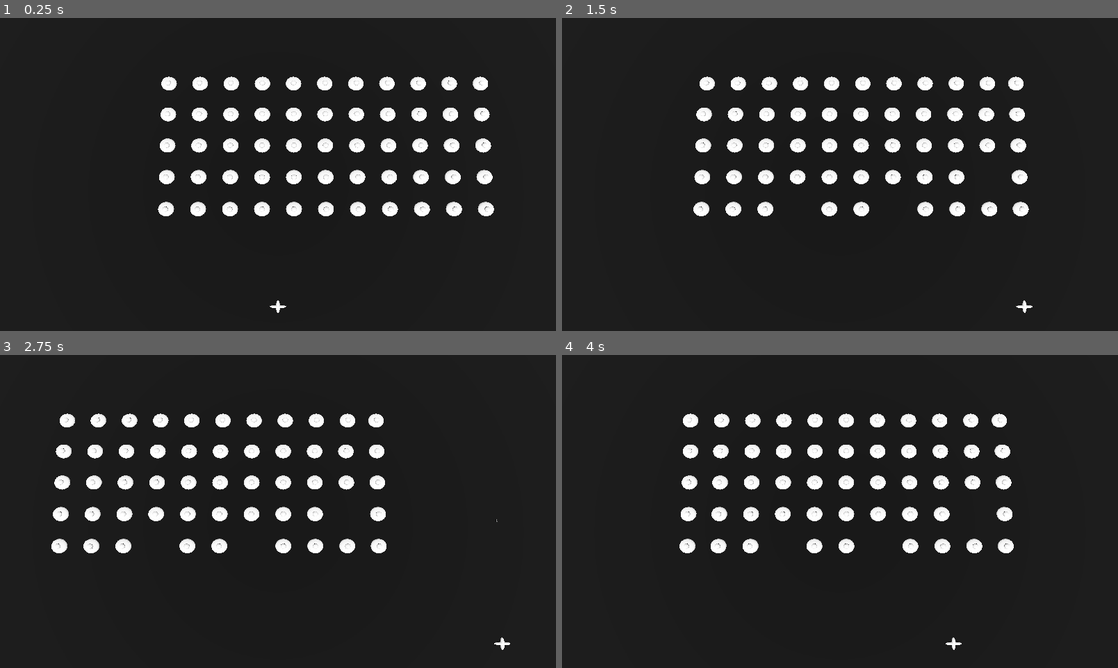
Above: before the commit, frames 1-4 (two rows, left to right).
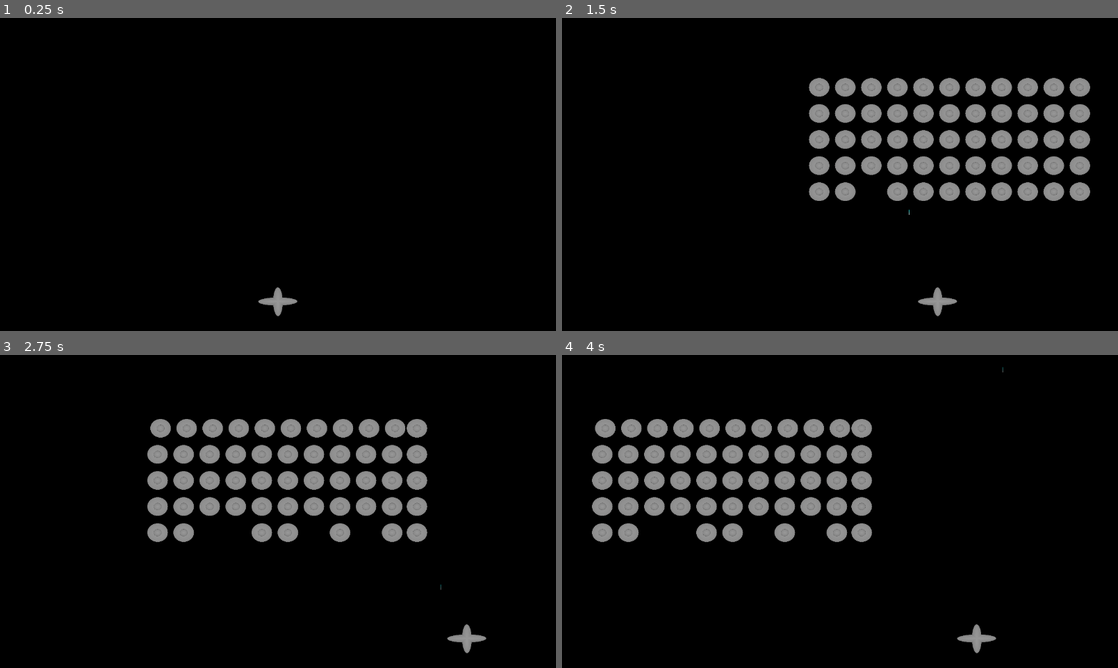
Above: after the commit, the same moments.

Repository: acorn-drop-studios/space-invaders
Game: Godot game, scene res://scenes/game.tscn
Two runs of this game, one before a commit and one after it. Both use one fixed random seed, a clock stepped at 60 frames per second and the inputs below.
Inputs:
- Up to frame 1 (0.25 s): no input
- Up to frame 2 (1.5 s): tap Enter (ui_accept) at 0.5, 0.77, 0.8, 1.07, 1.35 s; hold D (move_right) 0.53-1.28 s; hold Space (shoot) 0.53-1.28 s; hold Down (ui_down) from 1.28 s (still down)
- Up to frame 3 (2.75 s): tap Enter (ui_accept) at 1.52, 1.82, 2.3 s; tap Space (shoot) at 1.55 s; release Down (ui_down) at 2.03 s; hold D (move_right) from 2.03 s (still down); hold Space (shoot) from 2.03 s (still down)
- Up to frame 4 (4 s): release D (move_right) at 2.78 s; release Space (shoot) at 2.78 s; hold Up (ui_up) 2.78-3.53 s; tap Space (shoot) at 2.85 s; tap Enter (ui_accept) at 3.02, 3.32, 3.6, 3.77 s; hold A (move_left) from 3.53 s (still down)

The runs differ from the first frame. In frame 1, 100% of the frame differs, in the area x 0-100%, y 0-100%; in frame 2, 100%; in frame 3, 100%; in frame 4, 100%.

Commit message:
changed to 2d

Diff:
--- a/project.godot
+++ b/project.godot
@@ -29,6 +29,10 @@
 
 project/assembly_name="space-invaders"
 
+[filesystem]
+
+import/blender/enabled=false
+
 [input]
 
 move_left={
@@ -52,8 +56,11 @@
 
 [layer_names]
 
+2d_physics/layer_1="player"
 3d_physics/layer_1="player"
+2d_physics/layer_2="enemy"
 3d_physics/layer_2="enemy"
+2d_physics/layer_3="world"
 3d_physics/layer_3="world"
 
 [rendering]
--- a/scenes/enemy.tscn
+++ b/scenes/enemy.tscn
@@ -1,32 +1,38 @@
 [gd_scene load_steps=5 format=3 uid="uid://bvi6bnunur22a"]
 
-[ext_resource type="PackedScene" uid="uid://q8udjgfugxdc" path="res://art/entities/enemy/saucer.glb" id="1_7p1mj"]
 [ext_resource type="Script" uid="uid://dc4qb0ee6vm43" path="res://scripts/enemy.gd" id="1_md0e3"]
 [ext_resource type="Script" uid="uid://bex8cmlh5qx50" path="res://scripts/destructable.gd" id="3_4ra3w"]
+[ext_resource type="Texture2D" uid="uid://np8ej4rkii37" path="res://art/entities/enemy/enemy_ship.png" id="3_5uy6h"]
 
-[sub_resource type="CylinderShape3D" id="CylinderShape3D_md0e3"]
-height = 29.916
-radius = 6.108
+[sub_resource type="CircleShape2D" id="CircleShape2D_c4w8v"]
+radius = 24.0208
 
-[node name="Enemy" type="CharacterBody3D" groups=["enemy"]]
+[node name="Enemy" type="CharacterBody2D" groups=["enemy"]]
+z_index = 3
 collision_layer = 2
-motion_mode = 1
+collision_mask = 5
 script = ExtResource("1_md0e3")
 
-[node name="Destructable3D" type="Area3D" parent="."]
+[node name="Destructable2D" type="Area2D" parent="."]
 collision_layer = 2
+collision_mask = 5
+gravity_point_center = Vector2(0, -1)
+gravity_direction = Vector2(0, -1)
+gravity = 9.8
+angular_damp = 0.1
 script = ExtResource("3_4ra3w")
 health = 1
 metadata/_custom_type_script = "uid://bex8cmlh5qx50"
 
-[node name="CollisionShape3D" type="CollisionShape3D" parent="Destructable3D"]
-shape = SubResource("CylinderShape3D_md0e3")
+[node name="CollisionShape2D" type="CollisionShape2D" parent="Destructable2D"]
+shape = SubResource("CircleShape2D_c4w8v")
 
-[node name="Pivot" type="Node3D" parent="."]
+[node name="CollisionShape2D" type="CollisionShape2D" parent="."]
+shape = SubResource("CircleShape2D_c4w8v")
 
-[node name="saucer" parent="Pivot" instance=ExtResource("1_7p1mj")]
+[node name="Sprite2D" type="Sprite2D" parent="."]
+position = Vector2(1, 0)
+scale = Vector2(0.05, 0.05)
+texture = ExtResource("3_5uy6h")
 
-[node name="CollisionShape3D" type="CollisionShape3D" parent="."]
-shape = SubResource("CylinderShape3D_md0e3")
-
-[connection signal="destroyed" from="Destructable3D" to="." method="_on_destructable_3d_destroyed"]
+[connection signal="destroyed" from="Destructable2D" to="." method="_on_destructable_3d_destroyed"]
--- a/scenes/game.tscn
+++ b/scenes/game.tscn
@@ -7,16 +7,7 @@
 
 [node name="World" parent="." instance=ExtResource("1_yqjtg")]
 
+[node name="Player" parent="." instance=ExtResource("1_uwrxv")]
+position = Vector2(640, 650)
+
 [node name="CanvasLayer" type="CanvasLayer" parent="."]
-
-[node name="Player" parent="." instance=ExtResource("1_uwrxv")]
-
-[node name="CameraPivot" type="Marker3D" parent="."]
-transform = Transform3D(1, 0, 0, 0, 0.0436193, 0.999048, 0, -0.999048, 0.0436193, 0, 170.405, -100)
-
-[node name="Camera3D" type="Camera3D" parent="CameraPivot"]
-frustum_offset = Vector2(0, 0.185)
-near = 50.0
-
-[node name="DirectionalLight3D" type="DirectionalLight3D" parent="."]
-transform = Transform3D(1, 0, 0, 0, 0.258819, 0.965926, 0, -0.965926, 0.258819, 0, 319.01, 0)
--- a/scenes/player.tscn
+++ b/scenes/player.tscn
@@ -1,20 +1,37 @@
 [gd_scene load_steps=5 format=3 uid="uid://bqm5qk3ti7h12"]
 
-[ext_resource type="PackedScene" uid="uid://dmrqvtr4r1mho" path="res://art/entities/player/player-ship.glb" id="1_3vyb7"]
 [ext_resource type="Script" uid="uid://cl4f0sx87w0ju" path="res://scripts/player.gd" id="1_g2els"]
-[ext_resource type="PackedScene" uid="uid://c4u5x6f8hgj4v" path="res://scenes/projectile.tscn" id="3_qhqgy"]
+[ext_resource type="Texture2D" uid="uid://bdftm4jwx1mmu" path="res://art/entities/player/player-ship.png" id="3_dqkch"]
+[ext_resource type="Script" uid="uid://bex8cmlh5qx50" path="res://scripts/destructable.gd" id="3_qhqgy"]
 
-[sub_resource type="BoxShape3D" id="BoxShape3D_g2els"]
-size = Vector3(13.115, 1, 9.34009)
+[sub_resource type="CapsuleShape2D" id="CapsuleShape2D_qlg0r"]
+radius = 33.0
+height = 88.0
 
-[node name="Player" type="CharacterBody3D" groups=["player"]]
+[node name="Player" type="CharacterBody2D" groups=["player"]]
+collision_mask = 7
 script = ExtResource("1_g2els")
-_laser = ExtResource("3_qhqgy")
 
-[node name="Pivot" type="Node3D" parent="."]
+[node name="CollisionShape2D" type="CollisionShape2D" parent="."]
+z_index = 4
+position = Vector2(0, 3)
+rotation = 1.5708
+shape = SubResource("CapsuleShape2D_qlg0r")
 
-[node name="Character" parent="Pivot" instance=ExtResource("1_3vyb7")]
-transform = Transform3D(1, 0, 0, 0, -4.37114e-08, 1, 0, -1, -4.37114e-08, 0, 0, 0)
+[node name="Sprite2D" type="Sprite2D" parent="."]
+scale = Vector2(0.1, 0.1)
+texture = ExtResource("3_dqkch")
 
-[node name="CollisionShape3D" type="CollisionShape3D" parent="."]
-shape = SubResource("BoxShape3D_g2els")
+[node name="Destructable2D" type="Area2D" parent="."]
+collision_mask = 7
+script = ExtResource("3_qhqgy")
+health = 1
+metadata/_custom_type_script = "uid://bex8cmlh5qx50"
+
+[node name="CollisionShape2D" type="CollisionShape2D" parent="Destructable2D"]
+z_index = 4
+position = Vector2(0, 3)
+rotation = 1.5708
+shape = SubResource("CapsuleShape2D_qlg0r")
+
+[connection signal="destroyed" from="Destructable2D" to="." method="_on_destructable_2d_destroyed"]
--- a/scenes/projectile.tscn
+++ b/scenes/projectile.tscn
@@ -1,38 +1,52 @@
-[gd_scene load_steps=5 format=3 uid="uid://c4u5x6f8hgj4v"]
+[gd_scene load_steps=6 format=3 uid="uid://c4u5x6f8hgj4v"]
 
 [ext_resource type="Script" uid="uid://7igwdnc280df" path="res://scripts/projectile.gd" id="1_c8fcr"]
 [ext_resource type="Script" uid="uid://bex8cmlh5qx50" path="res://scripts/destructable.gd" id="2_q3m7n"]
 
-[sub_resource type="CylinderShape3D" id="CylinderShape3D_6aapk"]
-radius = 0.65
+[sub_resource type="RectangleShape2D" id="RectangleShape2D_q3m7n"]
+size = Vector2(4, 1.2e+06)
 
-[sub_resource type="CylinderMesh" id="CylinderMesh_c8fcr"]
-top_radius = 0.245
+[sub_resource type="Gradient" id="Gradient_q3m7n"]
+colors = PackedColorArray(0.0784314, 1, 1, 1, 1, 1, 1, 1)
 
-[node name="Projectile" type="Area3D"]
+[sub_resource type="GradientTexture2D" id="GradientTexture2D_softn"]
+gradient = SubResource("Gradient_q3m7n")
+width = 1
+height = 11
+fill_to = Vector2(0, 1)
+
+[node name="Projectile" type="Area2D"]
 collision_mask = 3
 script = ExtResource("1_c8fcr")
 
-[node name="CollisionShape3D" type="CollisionShape3D" parent="."]
-transform = Transform3D(1, 0, 0, 0, -4.37114e-08, 1, 0, -1, -4.37114e-08, 0, 0, 0)
-shape = SubResource("CylinderShape3D_6aapk")
+[node name="CollisionShape2D" type="CollisionShape2D" parent="."]
+position = Vector2(0, -6)
+scale = Vector2(1, 1e-05)
+shape = SubResource("RectangleShape2D_q3m7n")
 
-[node name="MeshInstance3D" type="MeshInstance3D" parent="."]
-transform = Transform3D(1, 0, 0, 0, -4.37114e-08, 1, 0, -1, -4.37114e-08, 0, 0, 0)
-mesh = SubResource("CylinderMesh_c8fcr")
+[node name="Sprite2D" type="Sprite2D" parent="."]
+position = Vector2(0, -6)
+scale = Vector2(1, 1.09091)
+texture = SubResource("GradientTexture2D_softn")
 
-[node name="VisibleOnScreenEnabler3D" type="VisibleOnScreenEnabler3D" parent="."]
+[node name="VisibleOnScreenEnabler3D" type="VisibleOnScreenNotifier2D" parent="."]
+position = Vector2(-2.98023e-08, -6)
+scale = Vector2(0.2, 0.6)
 
-[node name="Destructable3D" type="Area3D" parent="."]
+[node name="Destructable2D" type="Area2D" parent="."]
 collision_mask = 2
+gravity_point_center = Vector2(0, -1)
+gravity_direction = Vector2(0, -1)
+gravity = 9.8
+angular_damp = 0.1
 script = ExtResource("2_q3m7n")
 health = 1
 metadata/_custom_type_script = "uid://bex8cmlh5qx50"
 
-[node name="CollisionShape3D" type="CollisionShape3D" parent="Destructable3D"]
-transform = Transform3D(1, 0, 0, 0, -4.37114e-08, 1, 0, -1, -4.37114e-08, 0, 0, 0)
-shape = SubResource("CylinderShape3D_6aapk")
+[node name="CollisionShape2D" type="CollisionShape2D" parent="Destructable2D"]
+position = Vector2(0, -6)
+scale = Vector2(1, 1e-05)
+shape = SubResource("RectangleShape2D_q3m7n")
 
-[connection signal="body_entered" from="." to="." method="_on_body_entered"]
 [connection signal="screen_exited" from="VisibleOnScreenEnabler3D" to="." method="_on_visible_on_screen_enabler_3d_screen_exited"]
-[connection signal="destroyed" from="Destructable3D" to="." method="_on_destructable_3d_destroyed"]
+[connection signal="destroyed" from="Destructable2D" to="." method="_on_destructable_3d_destroyed"]
--- a/scenes/world.tscn
+++ b/scenes/world.tscn
@@ -1,33 +1,38 @@
-[gd_scene load_steps=5 format=3 uid="uid://r8gytlj1j6j2"]
+[gd_scene load_steps=6 format=3 uid="uid://r8gytlj1j6j2"]
 
-[sub_resource type="WorldBoundaryShape3D" id="WorldBoundaryShape3D_e5uuo"]
-plane = Plane(1, 0, 0, 0)
+[sub_resource type="WorldBoundaryShape2D" id="WorldBoundaryShape2D_e5uuo"]
+normal = Vector2(1, 0)
+distance = 50.0
 
-[sub_resource type="WorldBoundaryShape3D" id="WorldBoundaryShape3D_nnsk1"]
-plane = Plane(-1, 0, 0, 0)
+[sub_resource type="WorldBoundaryShape2D" id="WorldBoundaryShape2D_nnsk1"]
+normal = Vector2(-1, 0)
+distance = -1230.0
 
-[sub_resource type="StandardMaterial3D" id="StandardMaterial3D_e5uuo"]
-albedo_color = Color(0, 0, 0, 1)
-emission_enabled = true
+[sub_resource type="WorldBoundaryShape2D" id="WorldBoundaryShape2D_rwgxs"]
+distance = -720.0
 
-[sub_resource type="BoxMesh" id="BoxMesh_nnsk1"]
-material = SubResource("StandardMaterial3D_e5uuo")
-size = Vector3(1000, 1, 1000)
+[sub_resource type="Gradient" id="Gradient_e5uuo"]
+colors = PackedColorArray(0, 0, 0, 1, 0, 0, 0, 1)
 
-[node name="World" type="Node3D"]
+[sub_resource type="GradientTexture2D" id="GradientTexture2D_nnsk1"]
+gradient = SubResource("Gradient_e5uuo")
 
-[node name="StaticBody3D" type="StaticBody3D" parent="."]
-transform = Transform3D(1, 0, 0, 0, 1, 0, 0, 0, 1, 0, -1, 0)
-collision_layer = 5
+[node name="World" type="Node2D"]
+
+[node name="StaticBody2D" type="StaticBody2D" parent="."]
+collision_layer = 4
 collision_mask = 3
 
-[node name="LeftWall" type="CollisionShape3D" parent="StaticBody3D"]
-transform = Transform3D(1, 0, 0, 0, 1, 0, 0, 0, 1, -182, 0, 0)
-shape = SubResource("WorldBoundaryShape3D_e5uuo")
+[node name="LeftWall" type="CollisionShape2D" parent="StaticBody2D"]
+shape = SubResource("WorldBoundaryShape2D_e5uuo")
 
-[node name="RightWall" type="CollisionShape3D" parent="StaticBody3D"]
-transform = Transform3D(1, 0, 0, 0, 1, 0, 0, 0, 1, 189, 0, 0)
-shape = SubResource("WorldBoundaryShape3D_nnsk1")
+[node name="RightWall" type="CollisionShape2D" parent="StaticBody2D"]
+shape = SubResource("WorldBoundaryShape2D_nnsk1")
 
-[node name="MeshInstance3D" type="MeshInstance3D" parent="StaticBody3D"]
-mesh = SubResource("BoxMesh_nnsk1")
+[node name="Earth" type="CollisionShape2D" parent="StaticBody2D"]
+shape = SubResource("WorldBoundaryShape2D_rwgxs")
+
+[node name="Sprite2D" type="Sprite2D" parent="StaticBody2D"]
+position = Vector2(643.5, 361)
+scale = Vector2(20.1094, 11.2813)
+texture = SubResource("GradientTexture2D_nnsk1")
--- a/scripts/destructable.gd
+++ b/scripts/destructable.gd
@@ -1,17 +1,17 @@
-extends Area3D
-class_name Destructable3D
+extends Area2D
+class_name Destructable2D
 
 @export var health: int
 
-signal destroyed
-signal damage_taken
+signal destroyed(area)
+signal damage_taken(area)
 
 func _ready():
-	area_entered.connect(func(area: Area3D):
-		#if area is Destructable3D:
+	area_entered.connect(func(area: Area2D):
+		#if area is Destructable2D:
 		health -= 1
 		if health <= 0:
-			destroyed.emit()
+			destroyed.emit(area.get_parent())
 		else:
-			damage_taken.emit()
+			damage_taken.emit(area.get_parent())
 		)
--- a/scripts/enemy.gd
+++ b/scripts/enemy.gd
@@ -1,29 +1,37 @@
-extends CharacterBody3D
+extends CharacterBody2D
 class_name Enemy
 
 var direction = 1
+var should_process: bool
 
 signal on_hit_wall
 signal on_destroyed
 
 func _physics_process(delta: float):
+	if GameManager.game_state != GameManager.GameState.PLAYING:
+		return
+
 	if is_on_wall():
 		on_hit_wall.emit()
 
-	#for index in range(get_slide_collision_count()):
-		#var collision = get_slide_collision(index)
-		#
-		#if collision.get_collider() == null:
-			#continue
-		#var c = collision.get_collider().get_class()
-		#if collision.get_collider().is_class("Projectile"):
-			#queue_free()
+	if is_on_floor():
+		GameManager.game_state = GameManager.GameState.GAME_OVER
+
+	for index in range(get_slide_collision_count()):
+		var collision = get_slide_collision(index)
+
+		if collision.get_collider() == null:
+			continue
+		var c = collision.get_collider().get_class()
+		if collision.get_collider().is_class("Player"):
+			queue_free()
 
 	velocity.x = GameManager.enemy_speed * direction
+	velocity.y = lerp(velocity.y, 0.0, .1)
 
 	move_and_slide()
 
-func _on_destructable_3d_destroyed():
+func _on_destructable_3d_destroyed(source):
 	GameManager.add_score(1)
 	on_destroyed.emit()
 	queue_free()
--- a/scripts/game_manager.gd
+++ b/scripts/game_manager.gd
@@ -1,44 +1,70 @@
 extends Node
+class_name GameManagerGlobal
 
 enum GameState { MENU, NEW_GAME, PLAYING, GAME_OVER }
 
 const ENEMY_ROWS = 5
 const ENEMY_COLS = 11
 const ENEMY_SCENE = preload("res://scenes/enemy.tscn")
+const ENEMY_SPEED_STEP = 2
+const ENEMY_SPEED_INIT = 200#50
+const ENEMY_POSITION_STEP = 60
 
 var enemy_speed = 50
 
 var score = 0
 var high_score = 0
-var game_state: GameState
+var game_state: GameState:
+	set(value):
+		if value == game_state:
+			return
+
+		game_state = value
+
+		match value:
+			GameState.MENU, GameState.GAME_OVER:
+				enemy_speed = 0
+			GameState.NEW_GAME:
+				new_game()
+
+		on_game_state_changed.emit(value)
+
 var enemies: Array[Enemy]
 var changing_direction: bool
 
-signal on_game_state_changed(GameState)
+signal on_game_state_changed(state: int)
 
-func _ready():
-	new_game()
+func _unhandled_input(event: InputEvent):
+	if event.is_action_pressed("shoot"):
+		if game_state == GameState.MENU || game_state == GameState.GAME_OVER:
+			game_state = GameState.NEW_GAME
 
 func new_game():
+	enemy_speed = ENEMY_SPEED_INIT
 	setup_board(1)
+	game_state = GameState.PLAYING
 
 func setup_board(page: int):
 	var direction = (randi() & 2) - 1
-	var step = 10
-	var x = -100
-	var y = -190 + step * page
-	enemies.clear()
+	var x = 400
+	var y = 100 + ENEMY_POSITION_STEP * page
+
+	for enemy in enemies:
+		enemy.queue_free()
+
 	for row in range(0, ENEMY_ROWS):
 		for col in range(0, ENEMY_COLS):
 			var enemy = ENEMY_SCENE.instantiate()
 			add_child(enemy)
 			enemy.direction = direction
-			enemy.position = Vector3(x + 25 * col, 10, y + 25 * row)
+			enemy.position = Vector2(x + ENEMY_POSITION_STEP * col, y + ENEMY_POSITION_STEP * row)
 			enemy.on_hit_wall.connect(change_enemy_direction)
-			#enemy.on_destroyed.connect(func ():
-					#var index = enemies.find(enemy)
-					#enemies.pop_at(index)
-					#)
+			enemy.on_destroyed.connect(func ():
+					enemies.erase(enemy)
+					enemy_speed += ENEMY_SPEED_STEP
+					if enemies.is_empty():
+						setup_board(page + 1)
+					)
 
 			enemies.append(enemy)
 
@@ -47,17 +73,15 @@
 		return
 
 	changing_direction = true
+
 	for enemy in enemies:
 		if enemy != null:
 			enemy.direction *= -1
+			enemy.velocity.y += ENEMY_POSITION_STEP
 
 	get_tree().create_timer(1).timeout.connect(func ():
 		changing_direction = false
 		)
 
-func set_game_state(state: GameState):
-	game_state = state
-	on_game_state_changed.emit(game_state)
-
 func add_score(inc: int):
 	score += inc
--- a/scripts/player.gd
+++ b/scripts/player.gd
@@ -1,35 +1,45 @@
-extends CharacterBody3D
+extends CharacterBody2D
+class_name Player
 
-@export var _laser: PackedScene
+var _laser = preload("res://scenes/projectile.tscn")
+var should_process: bool
 
-const SPEED = 200.0
-const JUMP_VELOCITY = 4.5
-const LASER_SPEED = 300
+const SPEED = 300.0
+const LASER_SPEED = 400
 
 var lasers_active = 0
 
+func _ready():
+	GameManager.on_game_state_changed.connect(func (game_state):
+		should_process = game_state == GameManager.GameState.PLAYING
+		)
+
 func _process(delta: float) -> void:
+	if GameManager.game_state != GameManager.GameState.PLAYING:
+		return
+
 	if Input.is_action_pressed("shoot"):
 		if (lasers_active == 0):
 			var laser_instance = _laser.instantiate()
 			owner.add_child(laser_instance)
+
 			laser_instance.collision_layer = 1
 			laser_instance.collision_mask = 2
 			laser_instance.position = position
-			laser_instance.direction = Vector3(0,0,1)
+			laser_instance.position.y -= 30
+			laser_instance.direction = Vector2(0,1)
 			laser_instance.speed = LASER_SPEED
 			lasers_active += 1
 			laser_instance.on_projectile_destroyed.connect(on_projectile_destroyed)
 
 func _physics_process(delta: float) -> void:
-	# Handle jump.
-	if Input.is_action_just_pressed("ui_accept") and is_on_floor():
-		velocity.y = JUMP_VELOCITY
+	if GameManager.game_state != GameManager.GameState.PLAYING:
+		return
 
-	# Get the input direction and handle the movement/deceleration.
+		# Get the input direction and handle the movement/deceleration.
 	# As good practice, you should replace UI actions with custom gameplay actions.
 	var input_dir := Input.get_vector("move_left", "move_right", "ui_up", "ui_down")
-	var direction := (transform.basis * Vector3(input_dir.x, 0, input_dir.y)).normalized()
+	var direction := (Vector2(input_dir.x, input_dir.y)).normalized()
 	if direction:
 		velocity.x = direction.x * SPEED
 	else:
@@ -39,3 +49,6 @@
 
 func on_projectile_destroyed():
 	lasers_active -= 1
+
+func _on_destructable_2d_destroyed(area: Variant):
+	GameManager.set_game_state(GameManager.GameState.GAME_OVER)
--- a/scripts/projectile.gd
+++ b/scripts/projectile.gd
@@ -1,6 +1,7 @@
-extends Area3D
+extends Area2D
+class_name Projectile
 
-@export var direction: Vector3
+@export var direction: Vector2
 @export var speed: int
 
 signal on_projectile_destroyed
@@ -19,5 +20,5 @@
 func _on_visible_on_screen_enabler_3d_screen_exited():
 	hit()
 
-func _on_destructable_3d_destroyed():
+func _on_destructable_3d_destroyed(area):
 	hit() # Replace with function body.
Binary file added: art/entities/enemy/enemy_ship.png
Not shown, added: art/entities/enemy/enemy_ship.png.import
Binary file added: art/entities/player/player-ship.png
Not shown, added: art/entities/player/player-ship.png.import
Not shown, changed: art/raw/player-ship.blend
Not shown, changed: art/raw/player-ship.blend1
Not shown, changed: art/raw/saucer.blend
Not shown, added: art/raw/saucer.blend1
